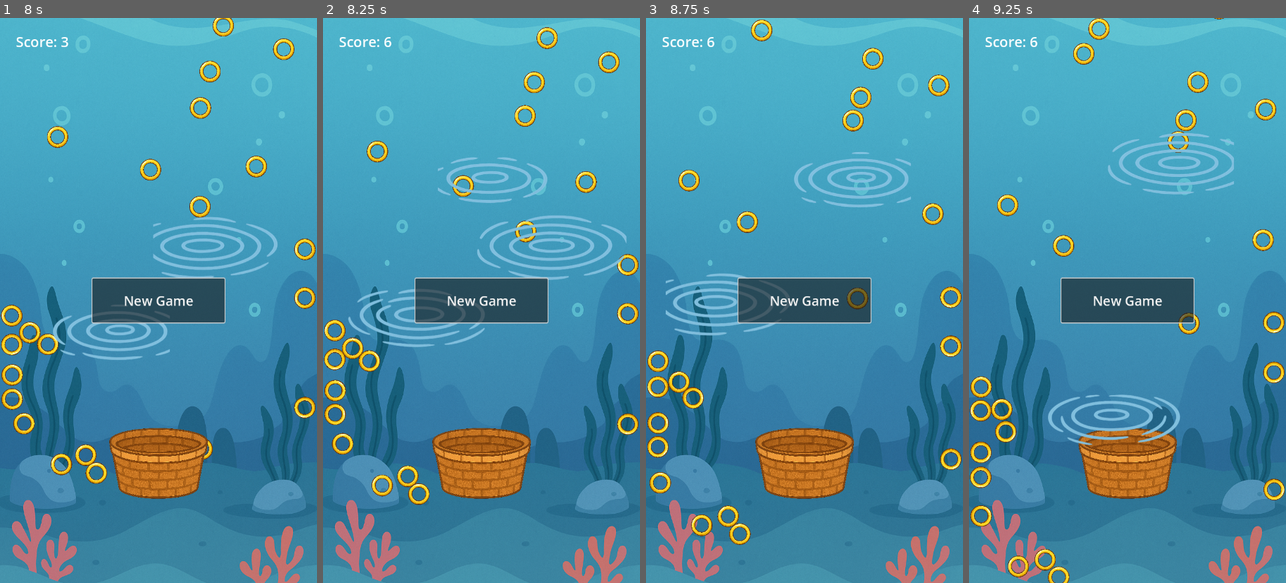
Above: before the commit, frames 1-4 (left to right).
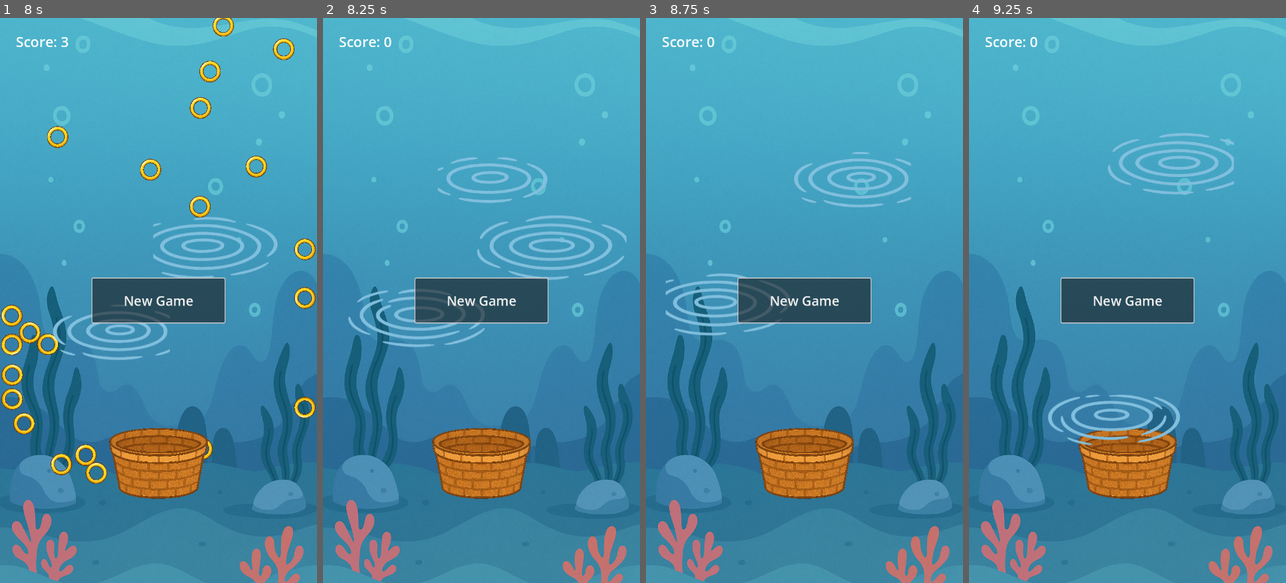
Above: after the commit, the same moments.

Repository: ericso/aqua-launch
Game: Godot game, scene res://main/main.tscn
The game is run twice, just before and just after one commit, with the same random seed, the same clock (stepped at 60 frames per second) and the same inputs.
Inputs (mouse positions are in pixels of both pictures, inside the frame that each line leads up to):
- Up to frame 1 (8 s): click "New Game" at 0.5 s; click "New Game" at 1.25 s; click "New Game" at 2 s; move the mouse to (142, 413) at 2.77 s; click (142, 413) at 2.92 s; move the mouse to (253, 385) at 3.52 s; click (253, 385) at 3.67 s; move the mouse to (63, 215) at 4.27 s; click (63, 215) at 4.42 s; move the mouse to (174, 300) at 5.02 s; click (174, 300) at 5.17 s; move the mouse to (110, 159) at 5.77 s; click (110, 159) at 5.92 s; move the mouse to (228, 272) at 6.52 s; click (228, 272) at 6.67 s; move the mouse to (95, 328) at 7.27 s; click (95, 328) at 7.42 s
- Up to frame 2 (8.25 s): move the mouse to (513, 176) at 8.02 s; click (513, 176) at 8.17 s
- Up to frame 3 (8.75 s): no input
- Up to frame 4 (9.25 s): move the mouse to (1111, 413) at 8.77 s; click (1111, 413) at 8.92 s

Frame 1 is identical in both runs. In frame 2, 2.8% of the frame differs, in the area x 0-100%, y 1-87%; in frame 3, 3.0%; in frame 4, 3.1%, in the area x 0-100%, y 0-100%.

Commit message:
game ends gracefully

Diff:
--- a/main/main.gd
+++ b/main/main.gd
@@ -5,6 +5,12 @@
 @export var nudge_force = 50000
 var min_nudge_force = 100
 var max_nudge_force = nudge_force / 3
+
+# the game ends when end_score is reached
+var end_score = 5
+
+# flag indicating whether or not the game is active
+var game_active := false
 
 func _ready():
 	$UI/NewGameButton.pressed.connect(_on_new_game_pressed)
@@ -24,8 +30,6 @@
 	ripple.global_position = tap_pos
 	add_child(ripple)
 
-	# TODO remove after testing
-	print("Tap at: ", tap_pos)
 	for ring in get_tree().get_nodes_in_group("rings"):
 		if ring is RigidBody2D:
 			var dir = ring.global_position - tap_pos
@@ -38,26 +42,26 @@
 func _on_ring_collected() -> void:
 	ScoreManager.add_score(1)
 	$UI/Score.text = "Score: %d" % ScoreManager.get_score()
-
-var game_active := false
+	if ScoreManager.get_score() == end_score:
+		end_game()
 
 func _on_new_game_pressed():
 	game_active = true
 	ScoreManager.reset_score()
-	#clear_all_rings()
 	$RingSpawner.ring_spawn_timer = 0
 
 func end_game():
 	game_active = false
+	reset_game()
 
 func is_game_active() -> bool:
 	return game_active
 
-#func reset_game():
-	## Remove all existing rings
-	#for ring in get_tree().get_nodes_in_group("rings"):
-		#ring.queue_free()
-#
-	## Reset timer, spawn system, player state, etc.
-	#ScoreManager.reset_score()
-	#$UI/ScoreLabel.text = "Score: 0"
+func reset_game():
+	# Remove all existing rings
+	for ring in get_tree().get_nodes_in_group("rings"):
+		ring.queue_free()
+
+	# Reset timer, spawn system, player state, etc.
+	ScoreManager.reset_score()
+	$UI/Score.text = "Score: 0"
